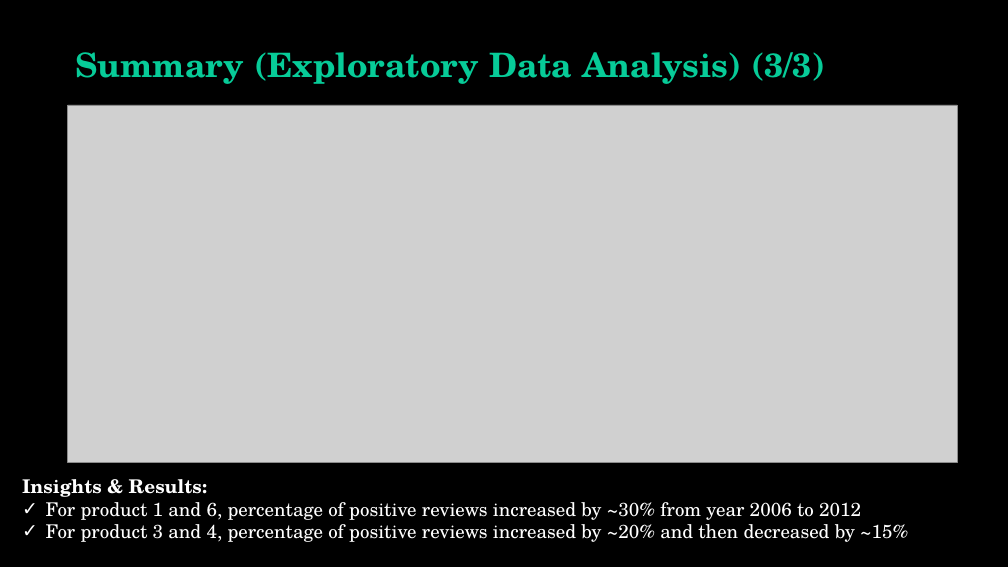
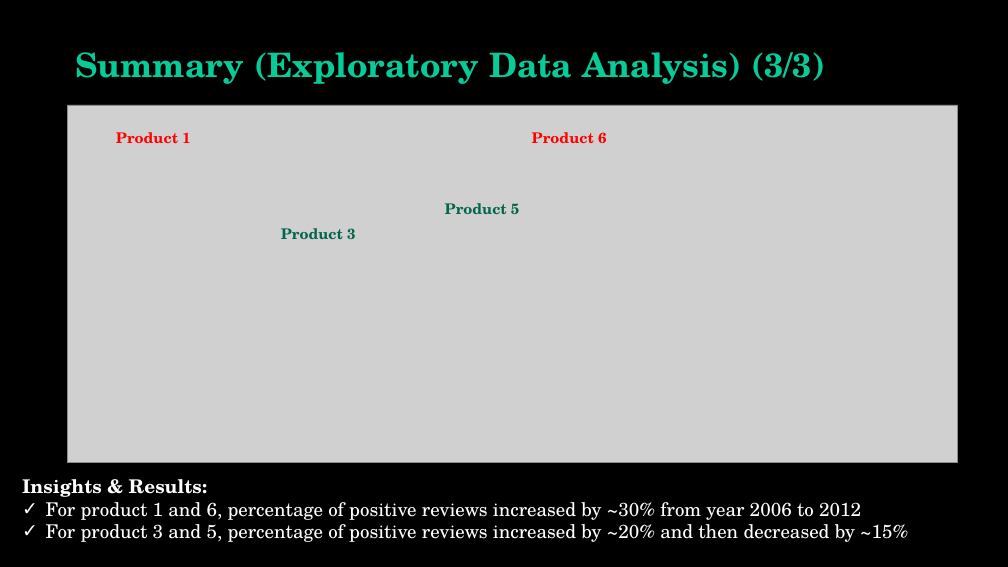
Before and after one commit to vibhutivadje/Text_Mining_Project, a slide deck: slide 15 of Text_Mining_Presentation.pptx. Drawn at 1008x567 pixels with LibreOffice and Linux fonts; fonts in the diff are those of the drawing; grey boxes stand for pictures; background and template pictures are left out. Boxes give left, top, right and bottom in pixels: in the first picture for what was removed or moved away, otherwise in the second. Text is boxed around its words. In the diff, an @@ line names an element or a change of style, - is before the commit and + after.

```diff
--- a/Text_Mining_Presentation.pptx
+++ b/Text_Mining_Presentation.pptx
@@ text added at bbox=[116, 132, 190, 143], 14 pt, text #FF0000, bold @@
+Product 1
@@ text added at bbox=[532, 132, 606, 143], 14 pt, text #FF0000, bold @@
+Product 6
@@ text added at bbox=[445, 203, 519, 214], 14 pt, text #04664C, bold @@
+Product 5
@@ text added at bbox=[281, 228, 355, 239], 14 pt, text #04664C, bold @@
+Product 3
@@ text at bbox=[46, 524, 908, 542]: text changed @@
-✓ For product 3 and 4, percentage of positive reviews increased by ~20% and then decreased by ~15%
+✓ For product 3 and 5, percentage of positive reviews increased by ~20% and then decreased by ~15%
```
Also in this commit, not shown: 8 other slides changed, 1 other file.
